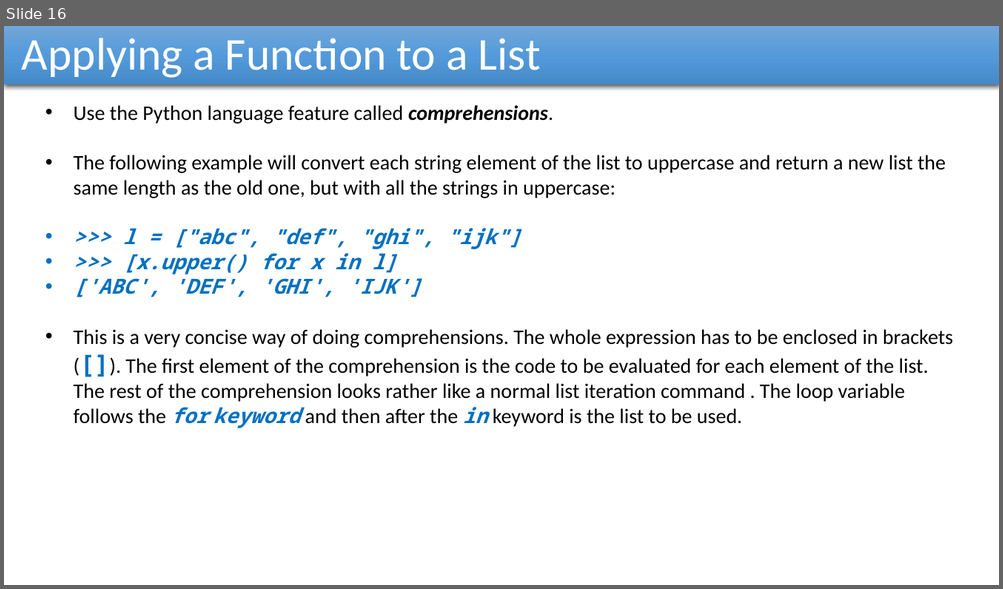
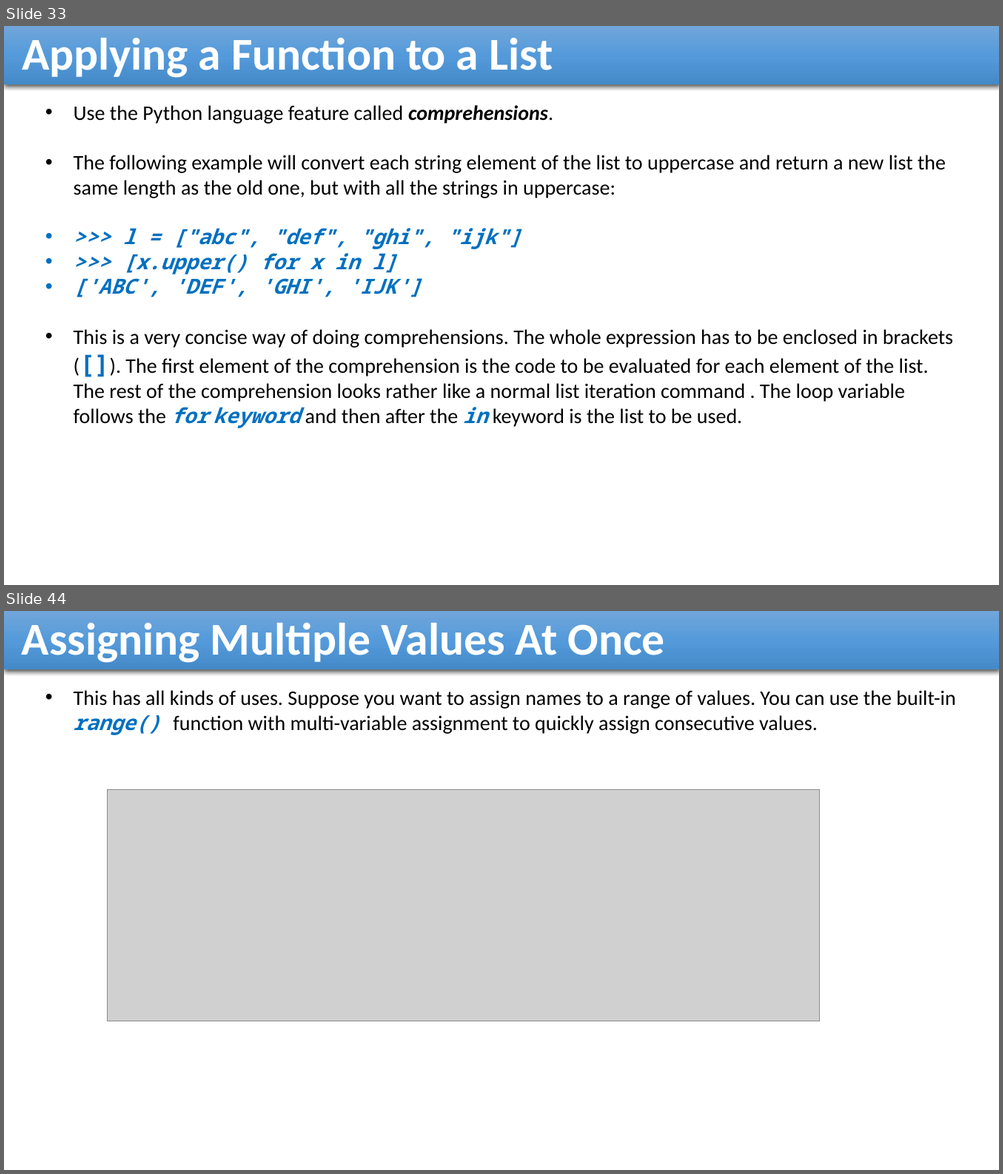
Before and after one commit to reza-arjmandi/rpi-course, a slide deck: session3/presentation/Python_List_And_Dictionaries.pptx. Shown one above the other, each under a label of ours: slide 16 before the commit, slides 33 and 44 after it; the slides between them are not shown. The pictures are 1003x589 and 1003x1174 pixels, drawn with LibreOffice and Linux fonts; fonts in the diff are those of the drawing; grey boxes stand for pictures. Boxes give left, top, right and bottom in pixels: in the first picture for what was removed or moved away, otherwise in the second. Text is boxed around its words. In the diff, an @@ line names an element or a change of style, - is before the commit and + after.

```diff
--- a/session3/presentation/Python_List_And_Dictionaries.pptx
+++ b/session3/presentation/Python_List_And_Dictionaries.pptx
@@ slide 44 added at bbox=[4, 611, 999, 1170], background #FFFFFF @@
@@ rectangle added at bbox=[4, 611, 999, 670], fill gradient #71A6DB to #559BDB to #448ACA, 44 pt, text #FFFFFF, bold @@
+Assigning Multiple Values At Once
@@ text added at bbox=[74, 690, 956, 735], 20 pt, text #000000 @@
+• This has all kinds of uses. Suppose you want to assign names to a range of values. You can use the built-in range() function with multi-variable assignment to quickly assign consecutive values.
@@ picture added at bbox=[107, 789, 819, 1021] @@
@@ what was slide 16 is now slide 33 @@
@@ slide 33 changed as well @@
@@ rectangle "Applying a Function to a ..." at bbox=[4, 26, 999, 85]: bold on @@
```
Also in this commit, not shown: 14 other slides changed, 52 other slides added, 1 other file.
